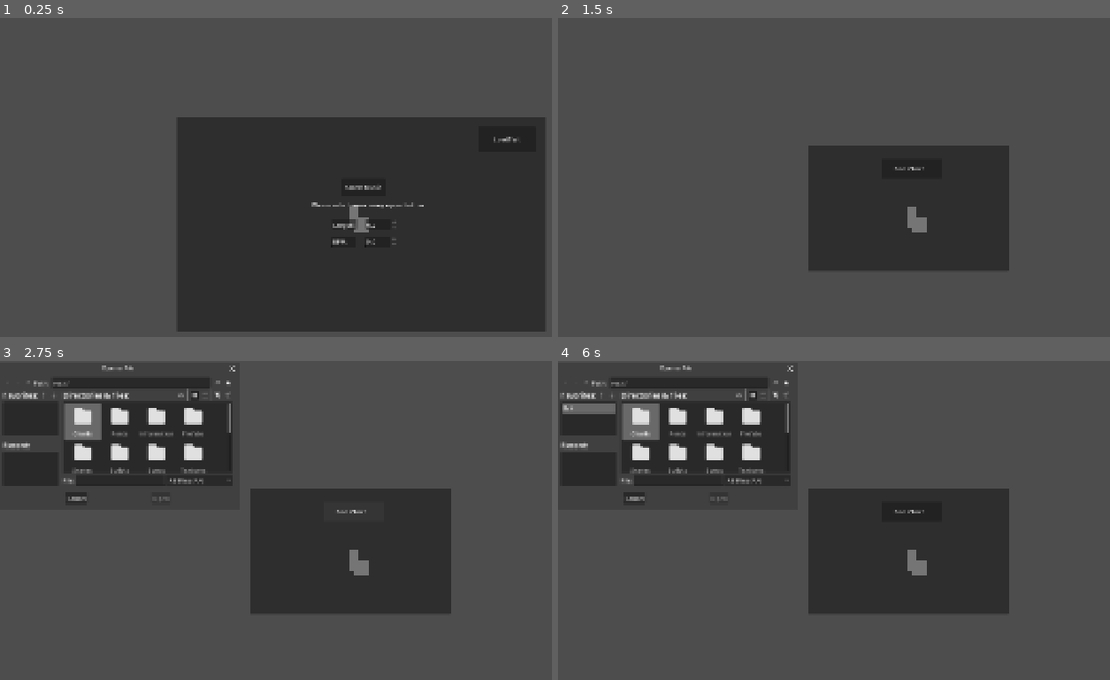
Above: before the commit, frames 1-4 (two rows, left to right).
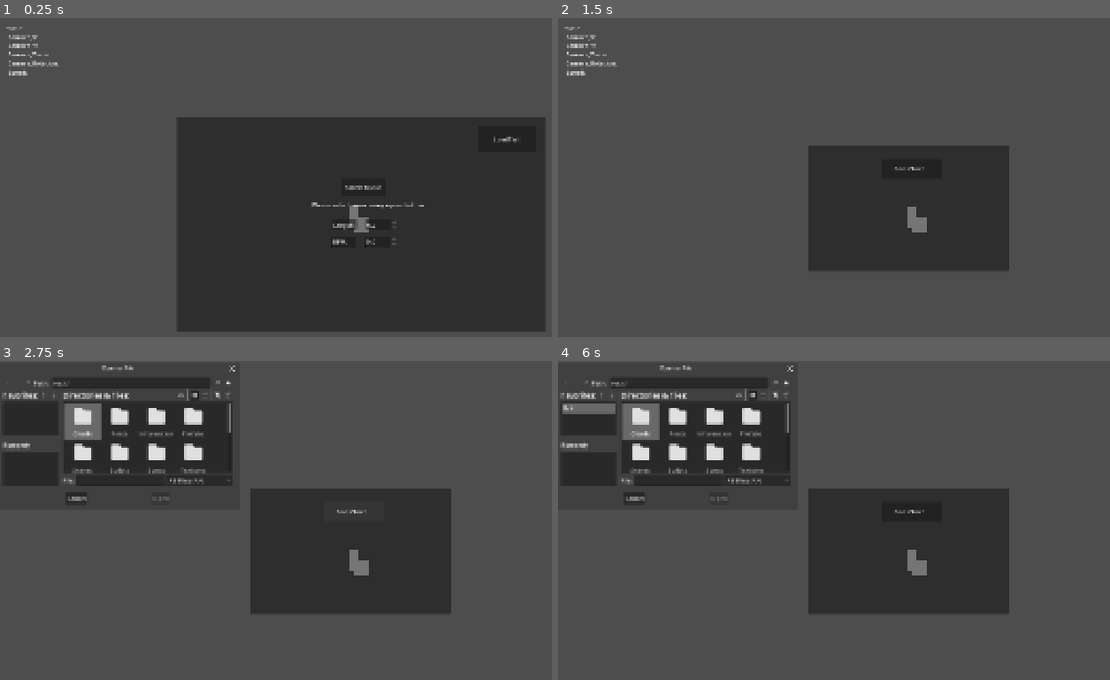
Above: after the commit, the same moments.

Repository: junu192857/Vexatonic-dash-2
Game: Godot game, scene res://Scenes/Editor.tscn
Same seed, same stepped clock (60 frames per second), same inputs: the game is played once before the commit and once after it. This scene is started directly instead of the project's main scene.
Inputs (mouse positions are in pixels of both pictures, inside the frame that each line leads up to):
- Up to frame 1 (0.25 s): no input
- Up to frame 2 (1.5 s): tap Enter at 0.5, 0.6 s; move the mouse to (1065, 196) at 0.52 s; hold Right 0.53-1.25 s; click (1065, 196) at 0.67 s; tap Space at 0.77 s; click "LoadTest" at 1.25 s
- Up to frame 3 (2.75 s): click "Find Chart..." at 2 s
- Up to frame 4 (6 s): click (679, 479) at 2.77 s; type "12" at 2.85 s; click (585, 383) at 3.5 s; click (585, 383) at 4.25 s; click (778, 383) at 5 s; click (784, 383) at 5.75 s

The runs differ from the first frame. In frame 1, 0.3% of the frame differs, in the area x 1-11%, y 2-19%; in frame 2, 0.3%; in frame 3, less than 0.1%; in frame 4, less than 0.1%.

Commit message:
IngameStatusHolder 정보 추가

Diff:
--- a/vexatonic-dash-2/Scenes/Editor.tscn
+++ b/vexatonic-dash-2/Scenes/Editor.tscn
@@ -745,7 +745,6 @@
 text = "Finish"
 
 [node name="IngameStatusHolder" type="Control" parent="CanvasLayer" unique_id=1014779688]
-visible = false
 layout_mode = 3
 anchors_preset = 0
 offset_right = 40.0
@@ -782,6 +781,22 @@
 offset_right = 152.0
 offset_bottom = 63.0
 text = "Camera_X:"
+
+[node name="SpeedText" type="Label" parent="CanvasLayer/IngameStatusHolder" unique_id=409393228]
+layout_mode = 0
+offset_left = 21.0
+offset_top = 135.0
+offset_right = 152.0
+offset_bottom = 158.0
+text = "Speed:"
+
+[node name="SpeedText2" type="Label" parent="CanvasLayer/IngameStatusHolder" unique_id=952012486]
+layout_mode = 0
+offset_left = 21.0
+offset_top = 111.0
+offset_right = 210.0
+offset_bottom = 134.0
+text = "Camera_Rotation:"
 
 [node name="AudioStreamPlayer" type="AudioStreamPlayer" parent="." unique_id=787913441]
 
Not shown, changed: vexatonic-dash-2/Charts/Melodiniq/Vex.txt
Not shown: 1 places in vexatonic-dash-2/Scenes/Editor.tscn that only renumber resources
